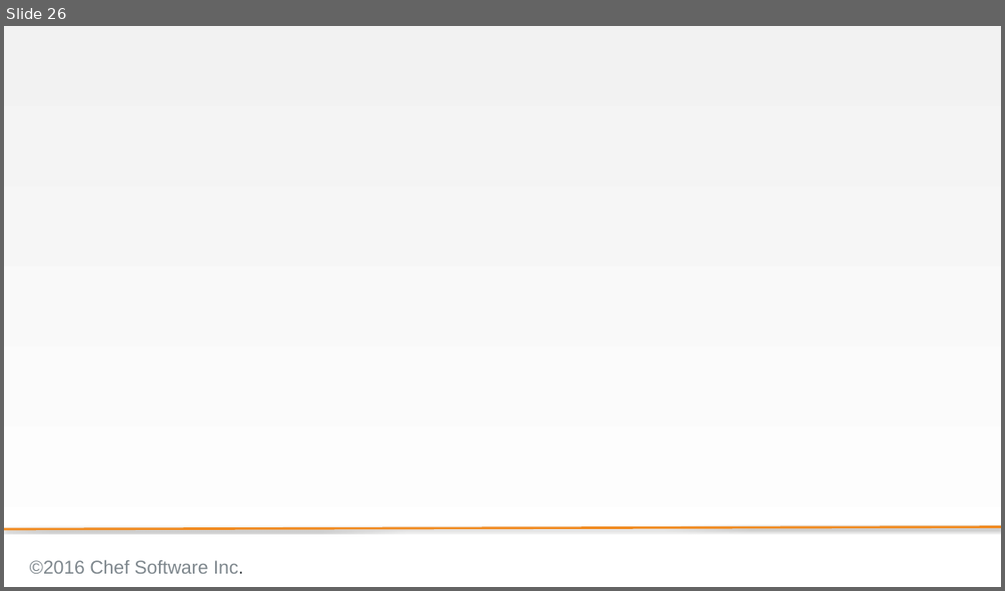
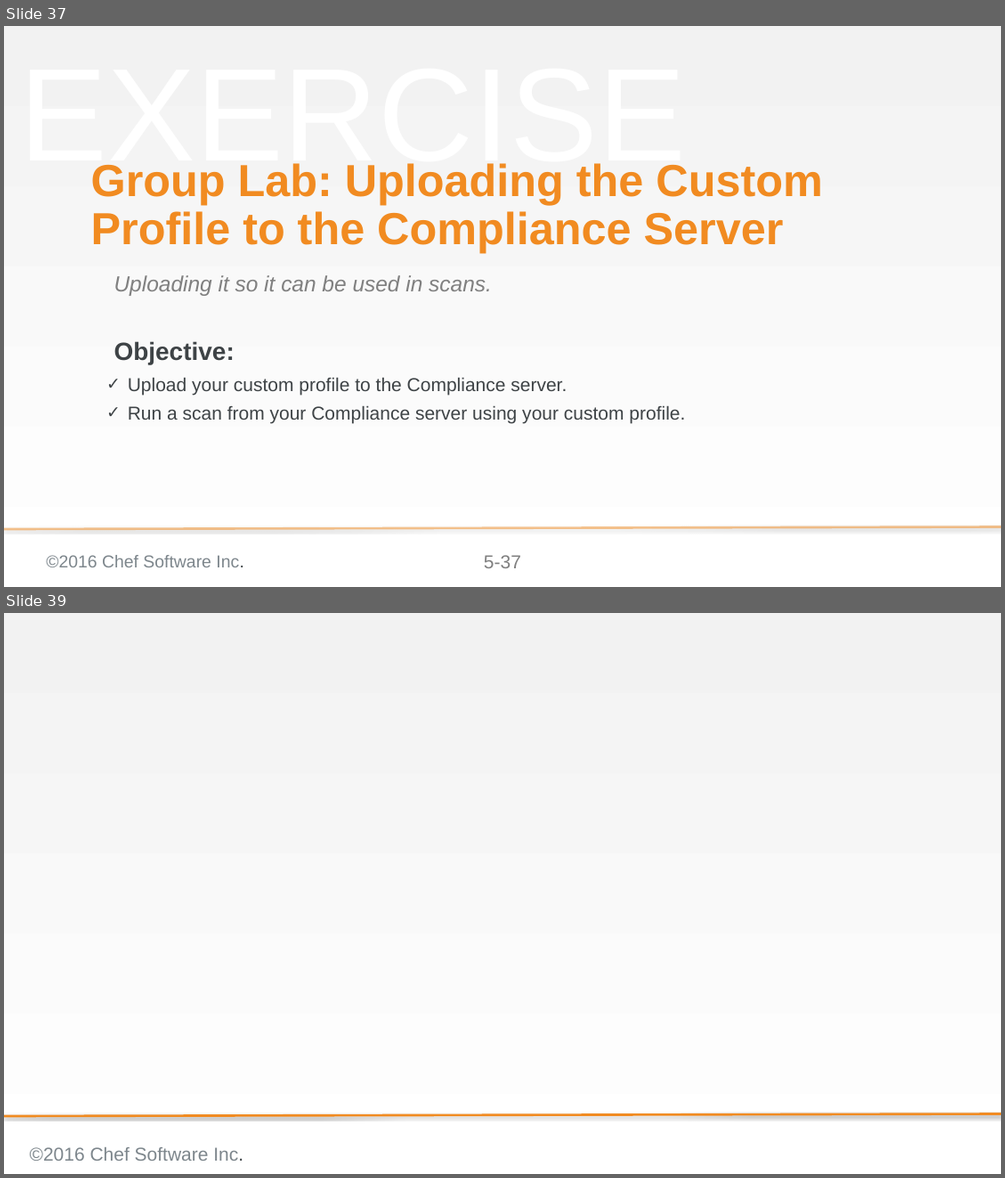
Before and after one commit to bchamby/chef-compliance-installation-configuration-operation, a slide deck: 05-creating-custom-profiles.pptx. Shown one above the other, each under a label of ours: slide 26 before the commit, slides 37 and 39 after it; the slides between them are not shown. The pictures are 1005x591 and 1005x1178 pixels, drawn with LibreOffice and Linux fonts; fonts in the diff are those of the drawing; background and template pictures are left out. Boxes give left, top, right and bottom in pixels: in the first picture for what was removed or moved away, otherwise in the second. Text is boxed around its words. In the diff, an @@ line names an element or a change of style, - is before the commit and + after.

Commit message:
Rewrote 05-creating-custom-profiles to support inspec 0.14.7. on target nodes

```diff
--- a/05-creating-custom-profiles.pptx
+++ b/05-creating-custom-profiles.pptx
@@ slide 37 added at (4,26,1001,587), background gradient #F2F2F2 to #FFFFFF @@
@@ text added at (20,163,686,184), 169.3 pt, text #F2F2F2 at 50% opacity @@
+EXERCISE
@@ title added at (91,163,822,253), 57.6 pt, text #F18B21, bold @@
+Group Lab: Uploading the Custom Profile to the Compliance Server
@@ text added at (114,275,492,296), 28 pt, text #808080, italic @@
+Uploading it so it can be used in scans.
@@ text added at (114,341,235,364), 32 pt, text #3E4346, bold @@
+Objective:
@@ text added at (128,377,685,424), 24 pt, text #3E4346 @@
+✓ Upload your custom profile to the Compliance server.
+✓ Run a scan from your Compliance server using your custom profile.
@@ line added from (1001, 527) to (4, 529), #F18B21 3 pt @@
@@ text added at (46,555,244,567), 22.2 pt, text #7D868C @@
+©2016 Chef Software Inc.
@@ page number added at (484,555,521,568), 24 pt, text #7F7F7F @@
+5-37
@@ what was slide 26 is now slide 39 @@
```
Also in this commit, not shown: 3 slides changed, 12 other slides added.
